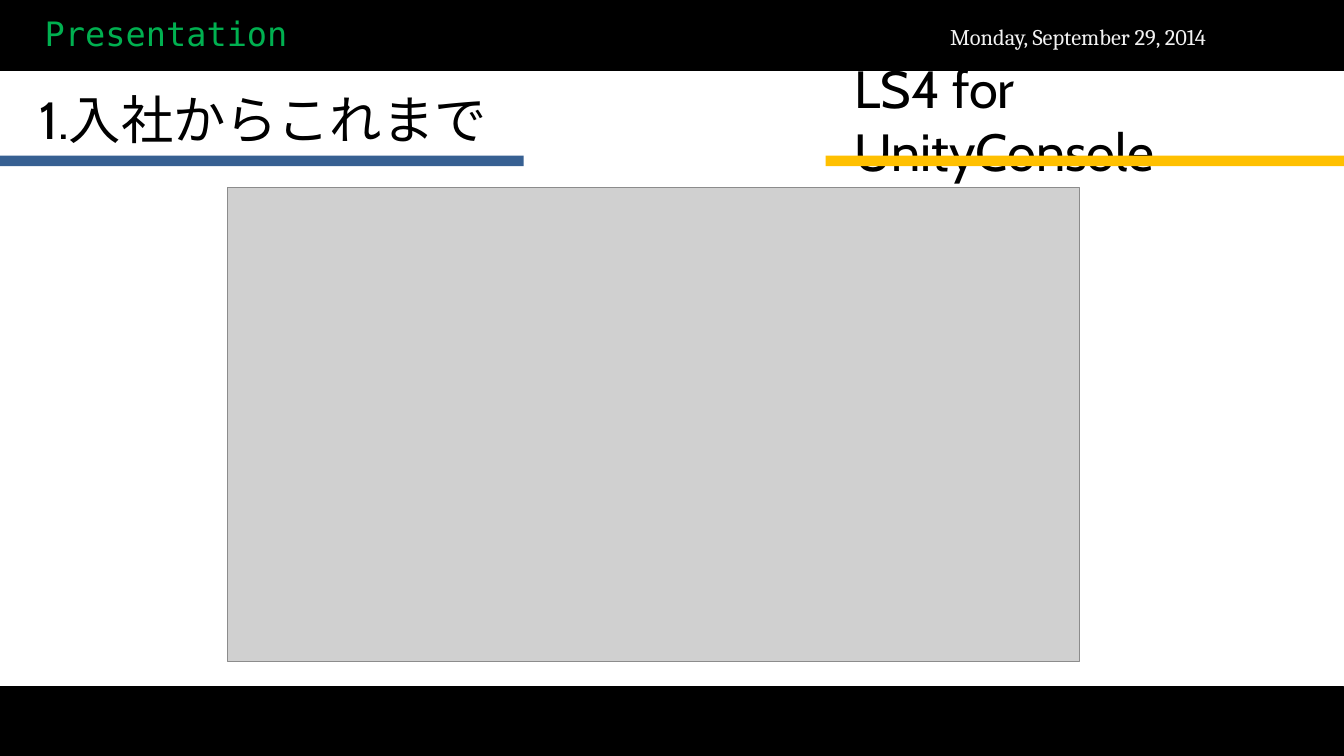
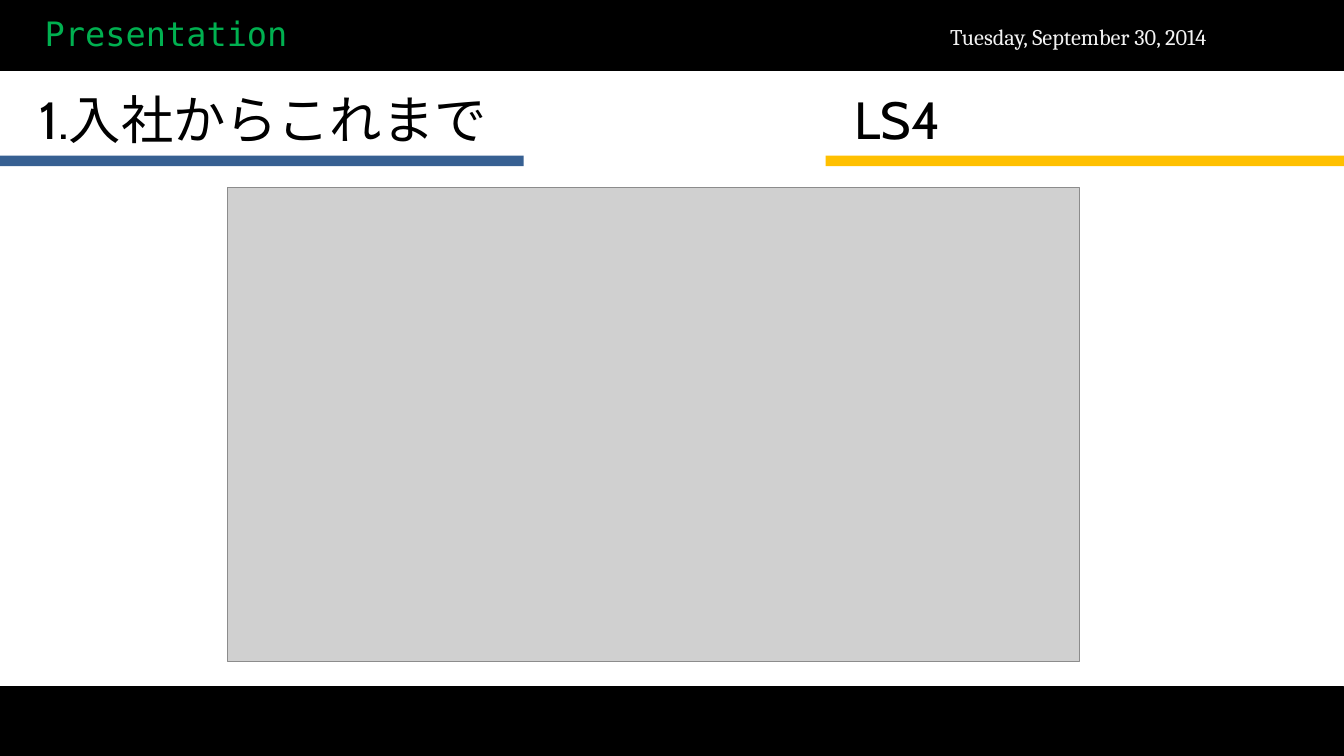
Before and after one commit to scarecrow173/Test, a slide deck: slide 7 of 試用期間終了.pptx (slide 4 before the commit). Drawn at 1344x756 pixels with LibreOffice and Linux fonts; fonts in the diff are those of the drawing; grey boxes stand for pictures; background and template pictures are left out. Boxes give left, top, right and bottom in pixels: in the first picture for what was removed or moved away, otherwise in the second. Text is boxed around its words. In the diff, an @@ line names an element or a change of style, - is before the commit and + after.

```diff
--- a/試用期間終了.pptx
+++ b/試用期間終了.pptx
@@ text at [950, 29, 1206, 50]: text changed @@
-Monday, September 29, 2014
+Tuesday, September 30, 2014
@@ text at [855, 101, 941, 140]: text changed @@
-LS4 for UnityConsole
+LS4
```
Also in this commit, not shown: 9 other slides changed, 10 slides added, 1 slide removed.
